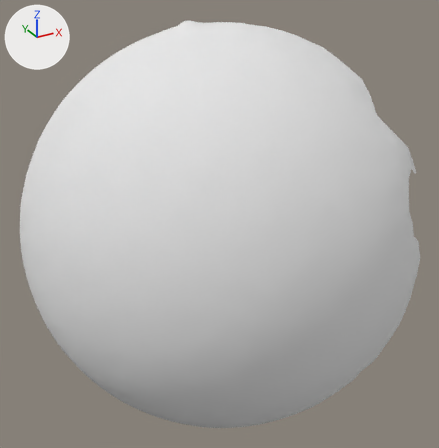
Renders of the OBJ model res/pendulum_horizontal/Pendulum_horizontal.000059.obj from each side of a commit.
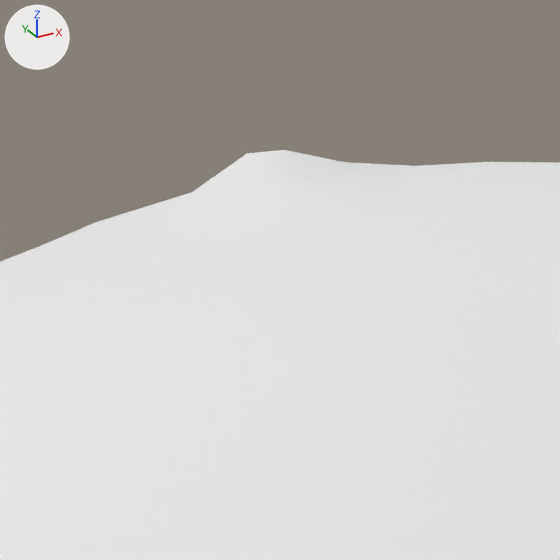
The first picture shows the older version from a 50 mm camera at (204.7, -339.6, 176.1) aimed at (397.1, 10.2, 1.2). The close-ups show both versions on the part from 34% to 52% of the width and 0% to 17% of the height of that picture. Arrows for +X, +Y and +Z are at upper left; the lights stay in place. Where no turn or scale is listed for an object, it has been applied to the vertices.

Names of what the first close-up shows: 'Pendulum_horizontal.000059'.
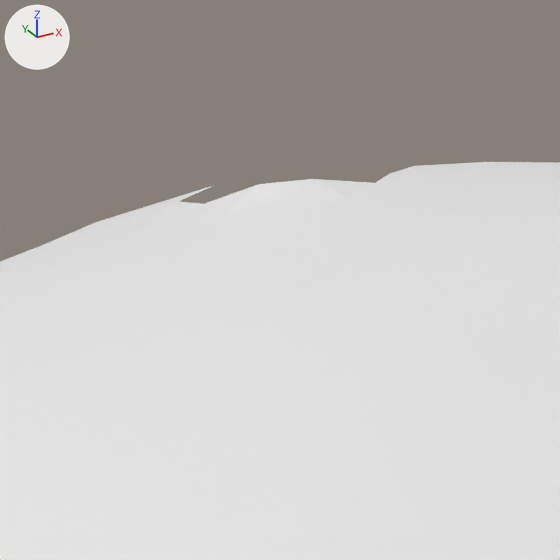
The change, as a diff of the scene's bpy script:
```diff
--- a/res/pendulum_horizontal/Pendulum_horizontal.000059.obj.py
+++ b/res/pendulum_horizontal/Pendulum_horizontal.000059.obj.py
@@ me_pendulum_horizontal_000059 @@
 # used by ob_pendulum_horizontal_000059; location = (0.0, 0.0, 0.0)
-me_pendulum_horizontal_000059.from_pydata(...)  # 4984 vertices, 9881 faces; spans x 266.0..506.0, y -111.0..134.0, z -155.0..137.0
-me_pendulum_horizontal_000059.materials.append(mat_pendulum_horizontal_000059)  # white #e7e7e7
+me_pendulum_horizontal_000059.from_pydata(...)  # 4981 vertices, 9872 faces; spans x 266.0..506.0, y -111.0..134.0, z -155.0..135.0
+# me_pendulum_horizontal_000059 part 1
+# 3 vertices are removed from x 390.0..399.0, y 42.0..47.0, z 136.0..137.0
+# 9 faces are deleted
```

Location of each change, (x1, y1, x2, y2) in pixels of the close-ups (560 x 560 px):
'Pendulum_horizontal.000059', reshaped: before (0, 150, 560, 560); after (0, 162, 560, 560)
part 1 of me_pendulum_horizontal_000059, deleted: before (179, 150, 413, 204)
